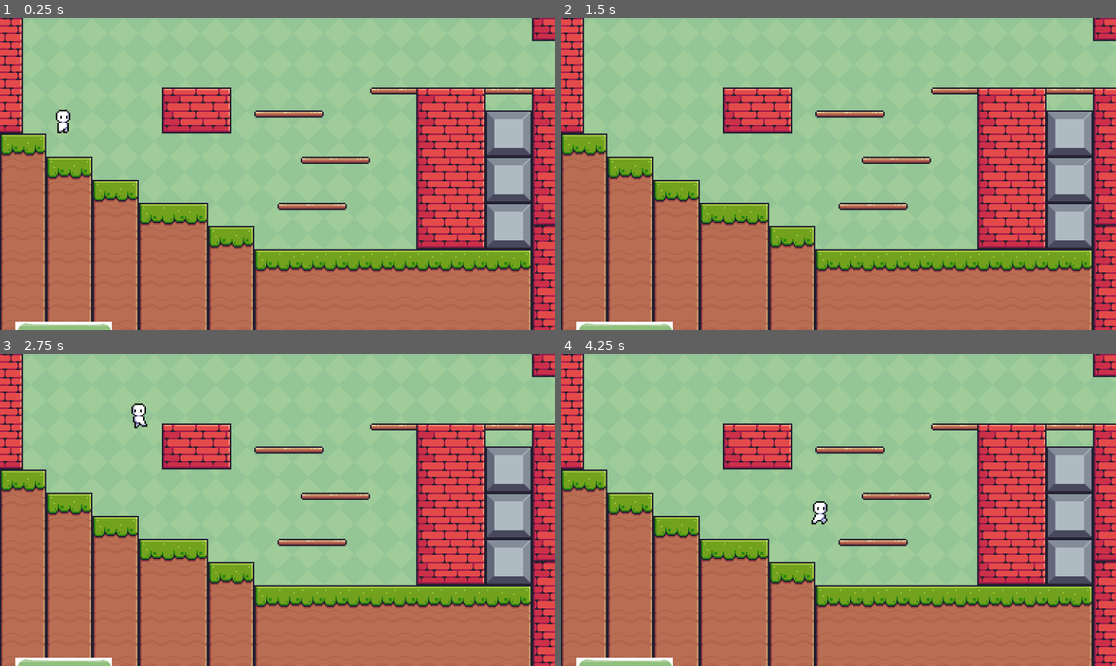
Above: before the commit, frames 1-4 (two rows, left to right).
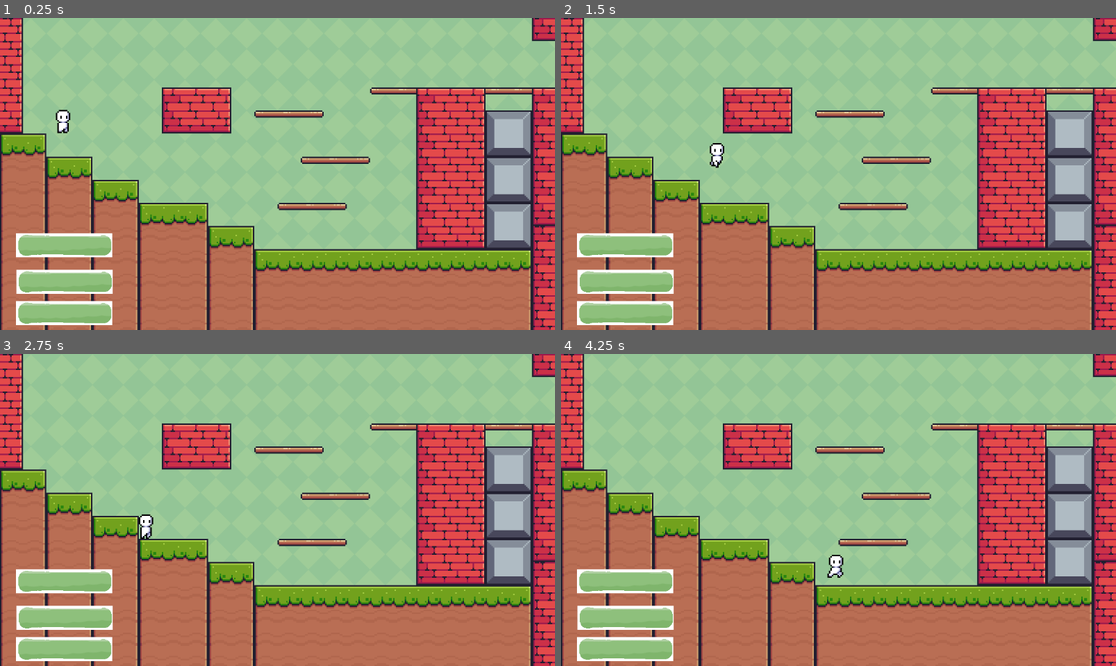
Above: after the commit, the same moments.

Repository: 22024-Gus/godot-game-UNESGO
Game: Godot game, scene res://scenes/main.tscn
Same seed, same stepped clock (60 frames per second), same inputs: the game is played once before the commit and once after it.
Inputs:
- Up to frame 1 (0.25 s): no input
- Up to frame 2 (1.5 s): tap Enter (ui_accept) at 0.5, 0.77 s; hold Right (ui_right) from 0.53 s (still down)
- Up to frame 3 (2.75 s): tap Enter (ui_accept) at 1.52 s; release Right (ui_right) at 2.03 s; hold Left (ui_left) from 2.03 s (still down)
- Up to frame 4 (4.25 s): release Left (ui_left) at 2.78 s; hold Right (ui_right) from 2.78 s (still down); tap Enter (ui_accept) at 3.02, 3.77 s

The runs differ from the first frame. In frame 1, 4.3% of the frame differs, in the area x 2-21%, y 68-100%; in frame 2, 4.5%; in frame 3, 4.7%; in frame 4, 4.7%, in the area x 2-51%, y 47-100%.
Error after the commit: Invalid assignment of property or key 'value' with value of type 'float' on a base object of type 'null instance'. (res://scenes/health-bar.gd:14)

Commit message:
v1.4
health bar wormking

Diff:
--- /dev/null
+++ b/scenes/health-bar.gd
@@ -0,0 +1,14 @@
+extends TextureProgressBar
+
+const BARSPEED = 2
+var current_bar_value = 100
+
+func _process(delta):
+
+	current_bar_value -= BARSPEED * delta
+
+	# Don't go below zero
+	current_bar_value = max(current_bar_value, 0)
+
+	# Assuming this is a node you have set up
+	get_node("/root/Node/TextureProgressBar").value = current_bar_value
--- a/scenes/main.tscn
+++ b/scenes/main.tscn
@@ -6,6 +6,7 @@
 [ext_resource type="Texture2D" uid="uid://bcjr18tsehkom" path="res://resources/background.png" id="4_0k83x"]
 [ext_resource type="Texture2D" uid="uid://ryvj61htofok" path="res://resources/over.png" id="5_hoowd"]
 [ext_resource type="Texture2D" uid="uid://dmm4dpc13e8x" path="res://resources/healthbar.png" id="6_h3wab"]
+[ext_resource type="Script" path="res://scenes/health-bar.gd" id="7_n58rd"]
 
 [sub_resource type="TileSetAtlasSource" id="TileSetAtlasSource_by75n"]
 texture = ExtResource("2_44wm8")
@@ -204,13 +205,38 @@
 [node name="CharacterBody2D" parent="." instance=ExtResource("3_j5clk")]
 position = Vector2(131, 174)
 
-[node name="TextureProgressBar" type="TextureProgressBar" parent="."]
-offset_left = 32.0
-offset_top = 631.0
-offset_right = 232.0
-offset_bottom = 681.0
+[node name="Health-bar-Physical" type="TextureProgressBar" parent="."]
+offset_left = 33.0
+offset_top = 447.0
+offset_right = 233.0
+offset_bottom = 497.0
 step = 0.5
 value = 100.0
 texture_under = ExtResource("4_0k83x")
 texture_over = ExtResource("5_hoowd")
 texture_progress = ExtResource("6_h3wab")
+script = ExtResource("7_n58rd")
+
+[node name="Health-bar-Social" type="TextureProgressBar" parent="."]
+offset_left = 34.0
+offset_top = 523.0
+offset_right = 234.0
+offset_bottom = 573.0
+step = 0.5
+value = 100.0
+texture_under = ExtResource("4_0k83x")
+texture_over = ExtResource("5_hoowd")
+texture_progress = ExtResource("6_h3wab")
+script = ExtResource("7_n58rd")
+
+[node name="Health-bar-Mental" type="TextureProgressBar" parent="."]
+offset_left = 33.0
+offset_top = 588.0
+offset_right = 233.0
+offset_bottom = 638.0
+step = 0.5
+value = 100.0
+texture_under = ExtResource("4_0k83x")
+texture_over = ExtResource("5_hoowd")
+texture_progress = ExtResource("6_h3wab")
+script = ExtResource("7_n58rd")
--- a/scenes/main_character.gd
+++ b/scenes/main_character.gd
@@ -2,7 +2,7 @@
 
 
 const SPEED = 200.0
-const JUMP_VELOCITY = -950.0
+const JUMP_VELOCITY = -450.0
 @onready var sprite_2d: AnimatedSprite2D = $Sprite2D
 
 
Not shown: 1 places in scenes/main.tscn that only renumber resources
